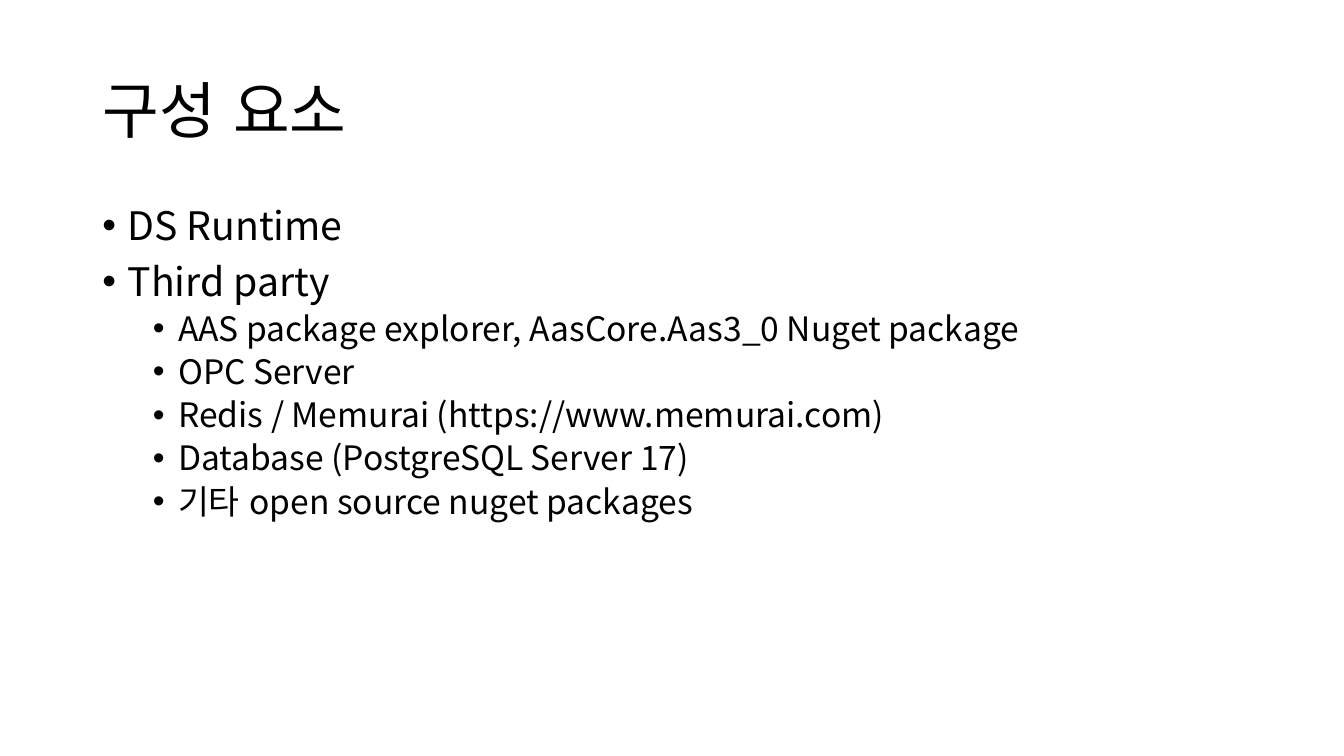
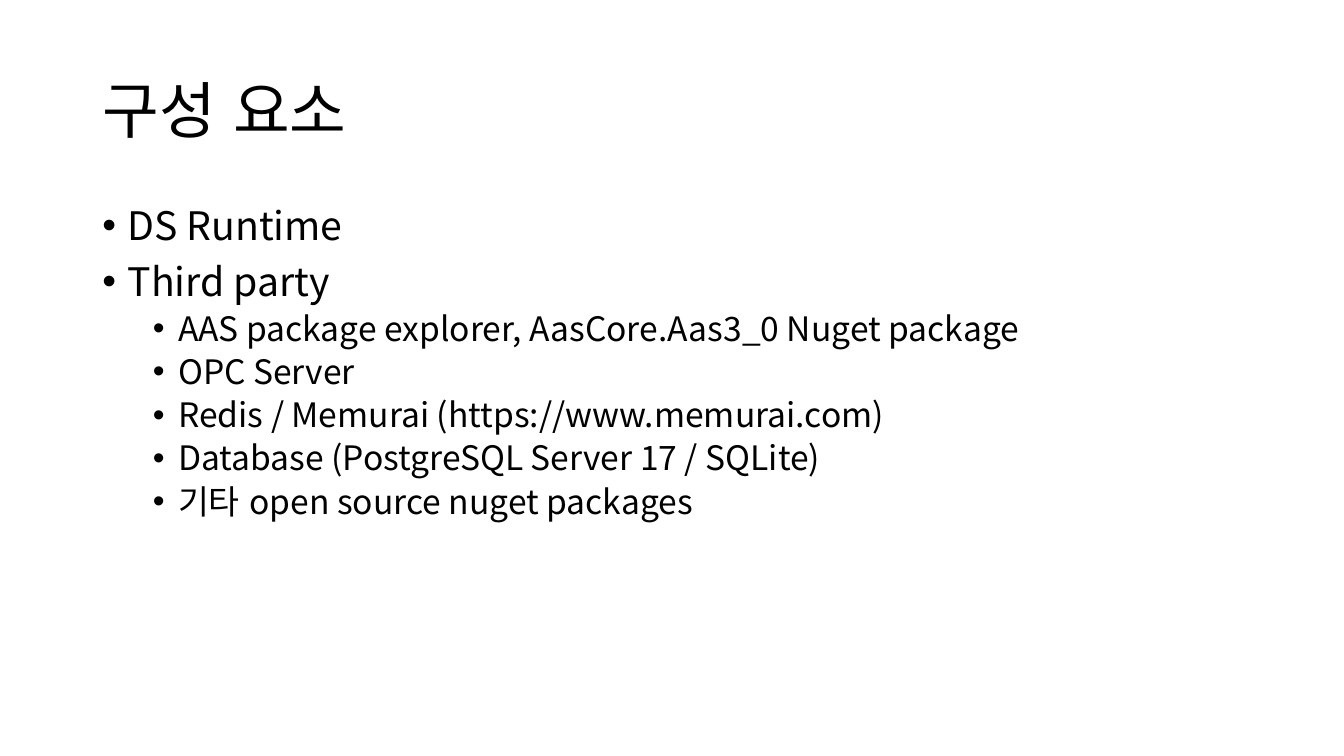
Before and after one commit to DualsoftDev/dsev2, a slide deck: slide 2 of docs/BackendServer.pptx. Drawn at 1344x756 pixels with LibreOffice and Linux fonts; fonts in the diff are those of the drawing. Boxes give left, top, right and bottom in pixels: in the first picture for what was removed or moved away, otherwise in the second. Text is boxed around its words. In the diff, an @@ line names an element or a change of style, - is before the commit and + after.

```diff
--- a/docs/BackendServer.pptx
+++ b/docs/BackendServer.pptx
@@ text at [178, 442, 821, 479]: text changed @@
-  • Database (PostgreSQL Server 17)
+  • Database (PostgreSQL Server 17 / SQLite)
```
Also in this commit, not shown: 3 other slides changed.
